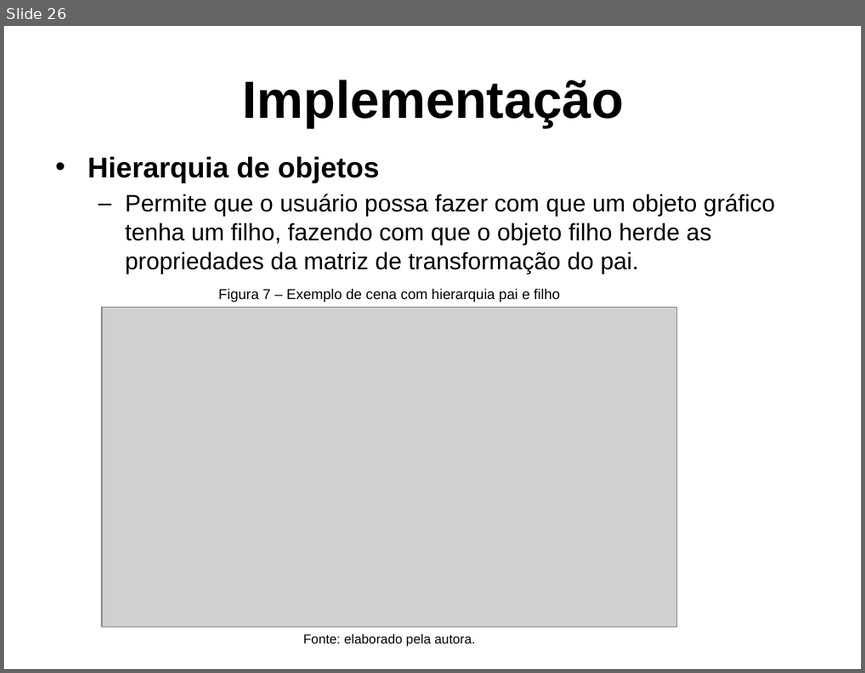
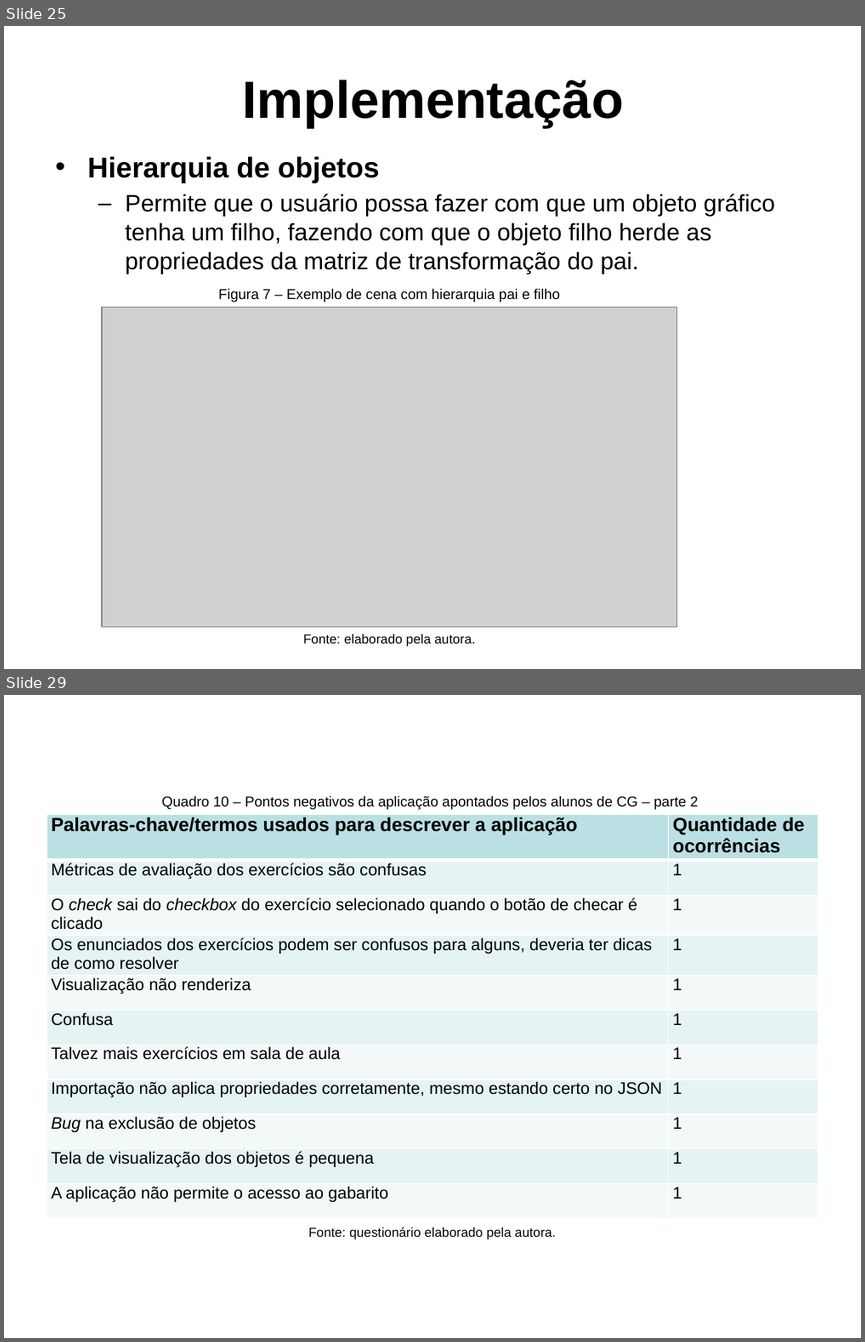
Before and after one commit to PanicAThePython/tcc_NataliaSensWeise, a slide deck: Slides_NataliaSensWeise.pptx. Shown one above the other, each under a label of ours: slide 26 before the commit, slides 25 and 29 after it; the slides between them are not shown. The pictures are 865x673 and 865x1342 pixels, drawn with LibreOffice and Linux fonts; fonts in the diff are those of the drawing; grey boxes stand for pictures; background and template pictures are left out. Boxes give left, top, right and bottom in pixels: in the first picture for what was removed or moved away, otherwise in the second. Text is boxed around its words. In the diff, an @@ line names an element or a change of style, - is before the commit and + after.

```diff
--- a/Slides_NataliaSensWeise.pptx
+++ b/Slides_NataliaSensWeise.pptx
@@ slide 29 added at [4,695,861,1338], background picture (left out) @@
@@ text added at [162,796,698,810], 12 pt, text #000000 @@
+Quadro 10 – Pontos negativos da aplicação apontados pelos alunos de CG – parte 2
@@ table added at [46,814,818,1218], 11 rows, 2 columns @@
+Palavras-chave/termos usados para descrever a aplicação | Quantidade de ocorrências
+Métricas de avaliação dos exercícios são confusas | 1
+O check sai do checkbox do exercício selecionado quando o botão de checar é clicado | 1
+Os enunciados dos exercícios podem ser confusos para alguns, deveria ter dicas de como resolver | 1
+Visualização não renderiza | 1
+Confusa | 1
+Talvez mais exercícios em sala de aula | 1
+Importação não aplica propriedades corretamente, mesmo estando certo no JSON | 1
+Bug na exclusão de objetos | 1
+Tela de visualização dos objetos é pequena | 1
+A aplicação não permite o acesso ao gabarito | 1
@@ text added at [308,1226,556,1240], 11 pt, text #000000 @@
+Fonte: questionário elaborado pela autora.
@@ what was slide 26 is now slide 25 @@
```
Also in this commit, not shown: 6 slides changed, 5 other slides added, 1 slide removed, 2 other files.
